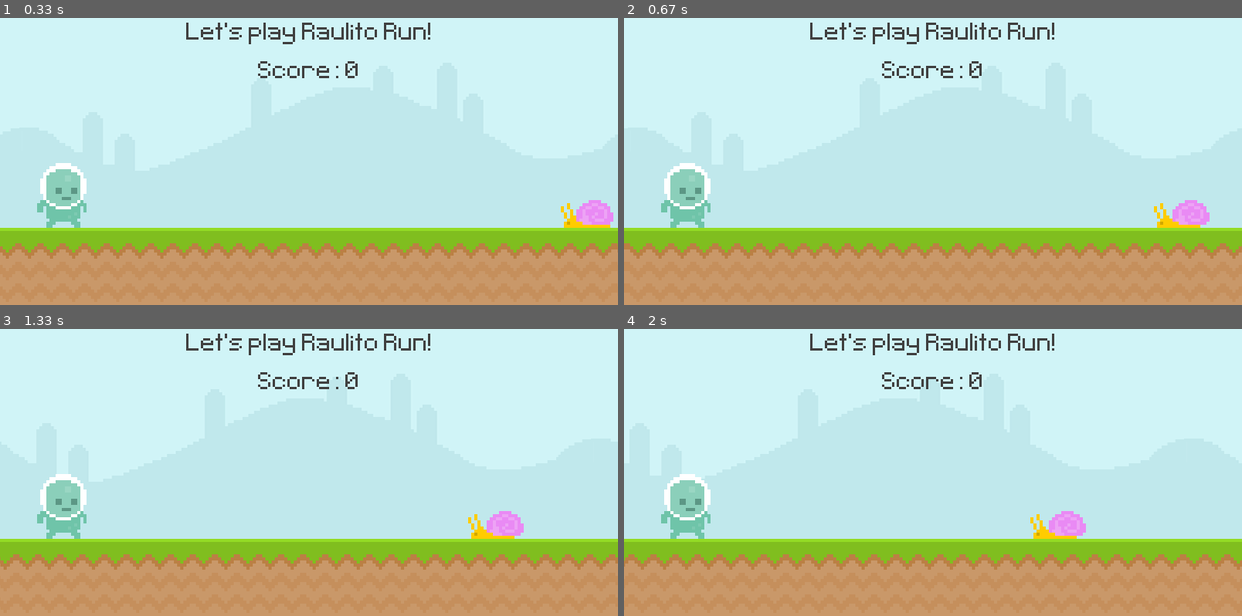
Above: before the commit, frames 1-4 (two rows, left to right).
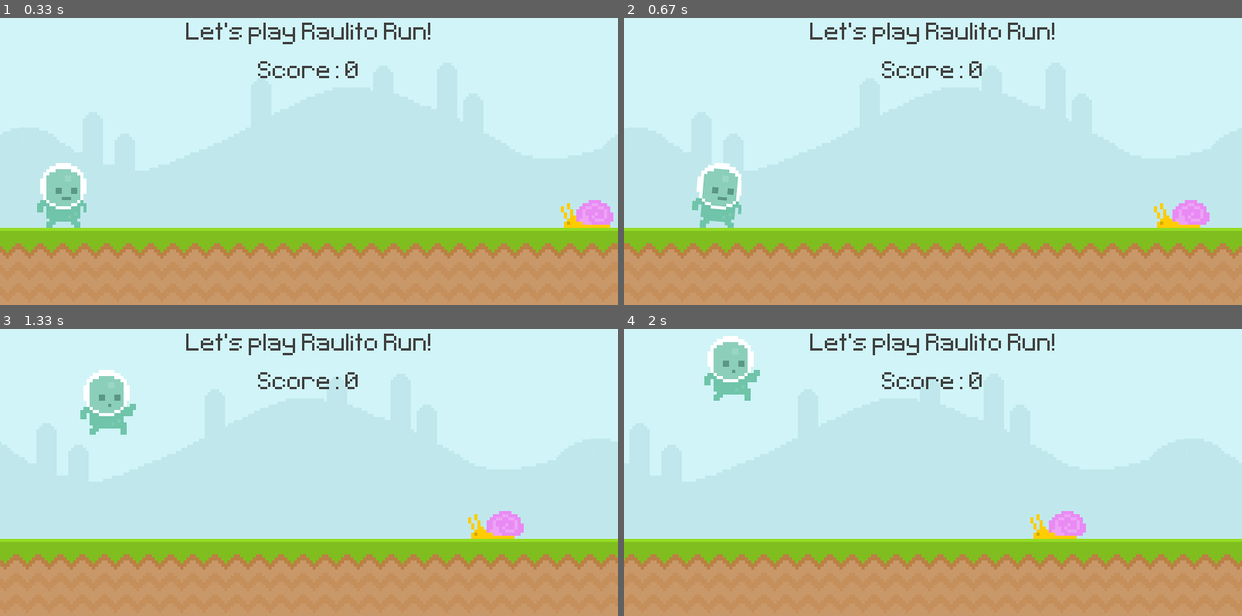
Above: after the commit, the same moments.

Repository: jm4ch4do/py_game_mario
Game: pygame game, started from scenes/level_001.py
Same seed, same stepped clock (60 frames per second), same inputs: the game is played once before the commit and once after it.
Inputs:
- Up to frame 1 (0.33 s): no input
- Up to frame 2 (0.67 s): hold Right from 0.33 s (still down)
- Up to frame 3 (1.33 s): release Right at 0.8 s; hold Up 0.83-1.13 s; hold Right from 1.17 s (still down)
- Up to frame 4 (2 s): release Right at 1.63 s; hold Left from 1.67 s (still down)

Frame 1 is identical in both runs. In frame 2, 2.3% of the frame differs, in the area x 6-19%, y 50-74%; in frame 3, 2.7%, in the area x 6-22%, y 14-74%; in frame 4, 2.7%.

Commit message:
feat: adds player ability to move back and forward

Diff:
--- a/data/image_paths.json
+++ b/data/image_paths.json
@@ -1,6 +1,8 @@
 {
     "player_walk1": "assets/images/player/walk1.png",
     "player_walk2": "assets/images/player/walk2.png",
+    "player_run1": "assets/images/player/run1.png",
+    "player_run2": "assets/images/player/run2.png",
     "player_jump": "assets/images/player/jump.png",
     "player_stand": "assets/images/player/stand.png",
     "player_hit": "assets/images/player/hit.png",
--- a/src/player.py
+++ b/src/player.py
@@ -17,6 +17,8 @@
             "stand": _utils.load_image("player_stand").convert_alpha(),
             "hit": _utils.load_image("player_hit").convert_alpha(),
             "happy": _utils.load_image("player_happy").convert_alpha(),
+            "run1": _utils.load_image("player_run1").convert_alpha(),
+            "run2": _utils.load_image("player_run2").convert_alpha(),
         }
         self.jump_force = -6
 
@@ -26,22 +28,46 @@
         self.gravity_inc = 0.1
         self.ani_index = 0
         self.ani_speed = 0.1
+        self.run_faster_speed = 2
+        self.run_slower_speed = 2
+        self.action = None
 
     def handle_input(self):
+        self.action = None
         keys = _pyg.key.get_pressed()
-        if keys[_pyg.K_SPACE]:
+        if keys[_pyg.K_SPACE] or keys[_pyg.K_UP]:
             self.jump()
+        elif keys[_pyg.K_RIGHT]:
+            self.run_faster()
+            self.action = "running_faster"
+        elif keys[_pyg.K_LEFT]:
+            self.run_slower()
+            self.action = "running_slower"
 
     def jump(self):
         if not self.status.gameover:
             if self.rect.bottom >= self.world.ground:
                 self.gravity = self.jump_force
 
+    def run_faster(self):
+        if not self.status.gameover:
+            if self.rect.bottom >= self.world.ground:
+                if self.rect.right < self.world.screen_max_x:
+                    self.rect.x += self.run_faster_speed
+
+    def run_slower(self):
+        if not self.status.gameover:
+            if self.rect.bottom >= self.world.ground:
+                if self.rect.left > 0:
+                    self.rect.x -= self.run_slower_speed
+
     def victory_jump(self):
         if self.rect.bottom >= self.world.ground:
             self.gravity = self.jump_force / 3
 
     def apply_gravity(self):
+        if self.status.gameover and not self.status.victory:
+            return None
         self.rect.y += self.gravity
         if self.rect.bottom >= self.world.ground:
             self.rect.bottom = self.world.ground
@@ -58,10 +84,19 @@
         elif self.rect.bottom < self.world.ground:
             self.image = self.images["jump"]
         else:
-            self.ani_index += self.ani_speed
-            if self.ani_index > 2:
-                self.ani_index = 0
-            self.image = self.images[f"walk{_math.floor(self.ani_index) + 1}"]
+            self.animate_running()
+
+    def animate_running(self):
+        if self.action == "running_faster":
+            action, ani_speed = "run", self.ani_speed * 1.5
+        elif self.action == "running_slower":
+            action, ani_speed = "walk", self.ani_speed / 2
+        else:
+            action, ani_speed = "walk", self.ani_speed
+        self.ani_index += ani_speed
+        if self.ani_index >= 2:
+            self.ani_index = 0
+        self.image = self.images[f"{action}{_math.floor(self.ani_index) + 1}"]
 
     def update(self, screen):
         self.handle_input()
--- a/tutorial/99 Resources.txt
+++ b/tutorial/99 Resources.txt
@@ -4,3 +4,5 @@
 IMAGE COLLECTIONS
 https://kenney.nl/assets/
 https://kenney.nl/assets/shape-characters  # cool geometry characters
+https://craftpix.net/  # enemies and items
+https://craftpix.net/freebies/free-desert-enemy-sprite-sheets-pixel-art/  # try
Binary file added: assets/images/player/run1.png
Binary file added: assets/images/player/run2.png
